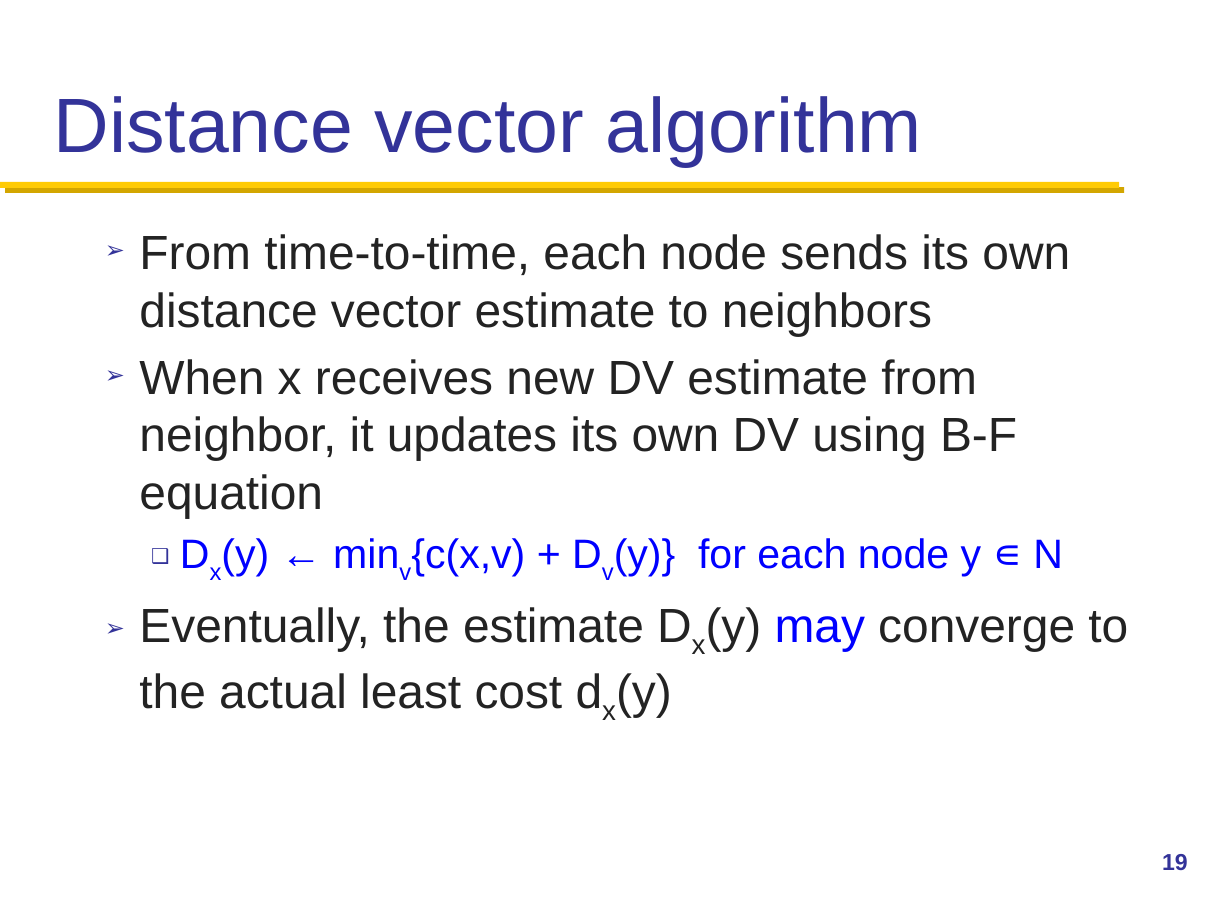
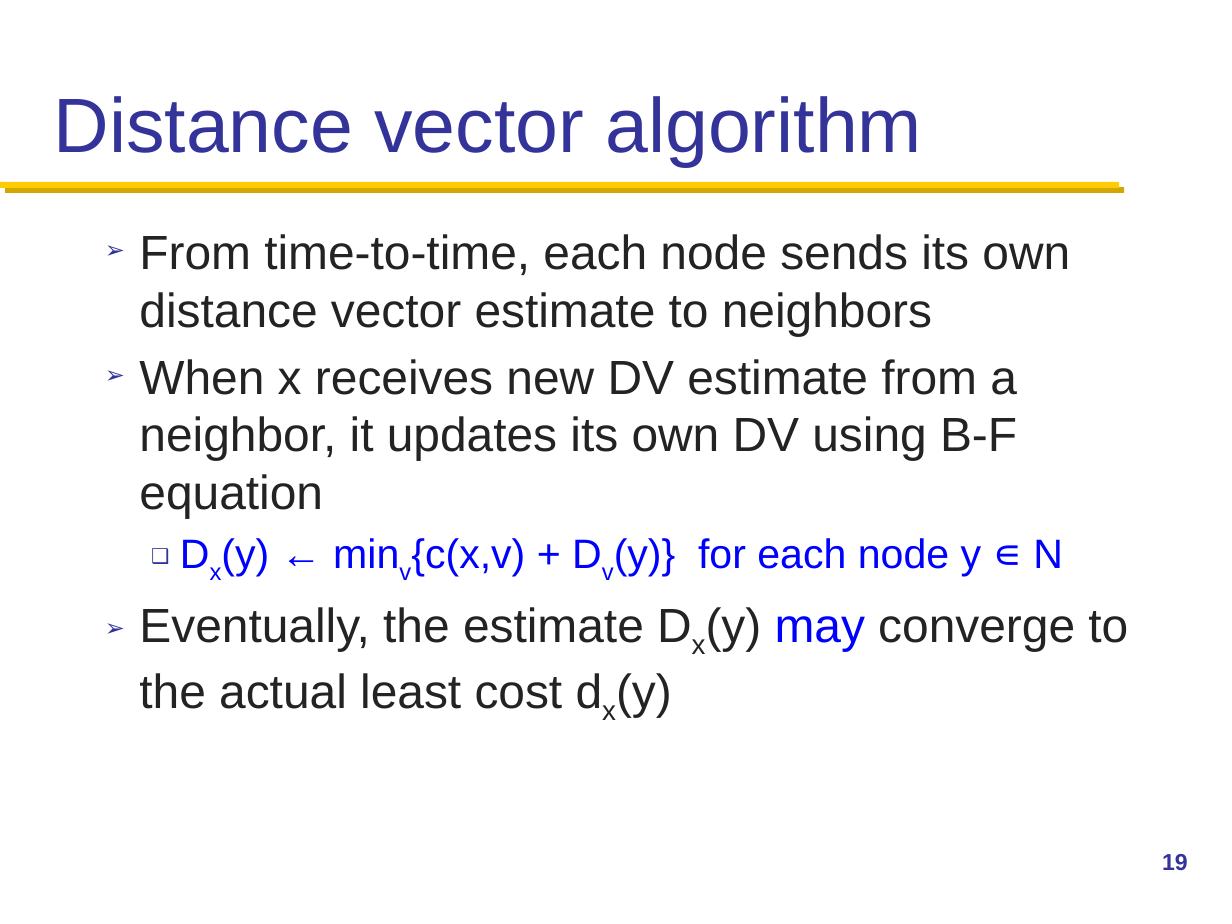
Before and after one commit to henryhxu/CSCI4430-ESTR4120, a slide deck: slide 19 of lec/lec13.pptx. Drawn at 1232x924 pixels with LibreOffice and Linux fonts; fonts in the diff are those of the drawing; background and template pictures are left out. Boxes give left, top, right and bottom in pixels: in the first picture for what was removed or moved away, otherwise in the second. Text is boxed around its words. In the diff, an @@ line names an element or a change of style, - is before the commit and + after.

```diff
--- a/lec/lec13.pptx
+++ b/lec/lec13.pptx
@@ text at bbox=[139, 359, 1017, 518]: text changed @@
-➢ When x receives new DV estimate from neighbor, it updates its own DV using B-F equation
+➢ When x receives new DV estimate from a neighbor, it updates its own DV using B-F equation
```
Also in this commit, not shown: 4 other slides changed.
